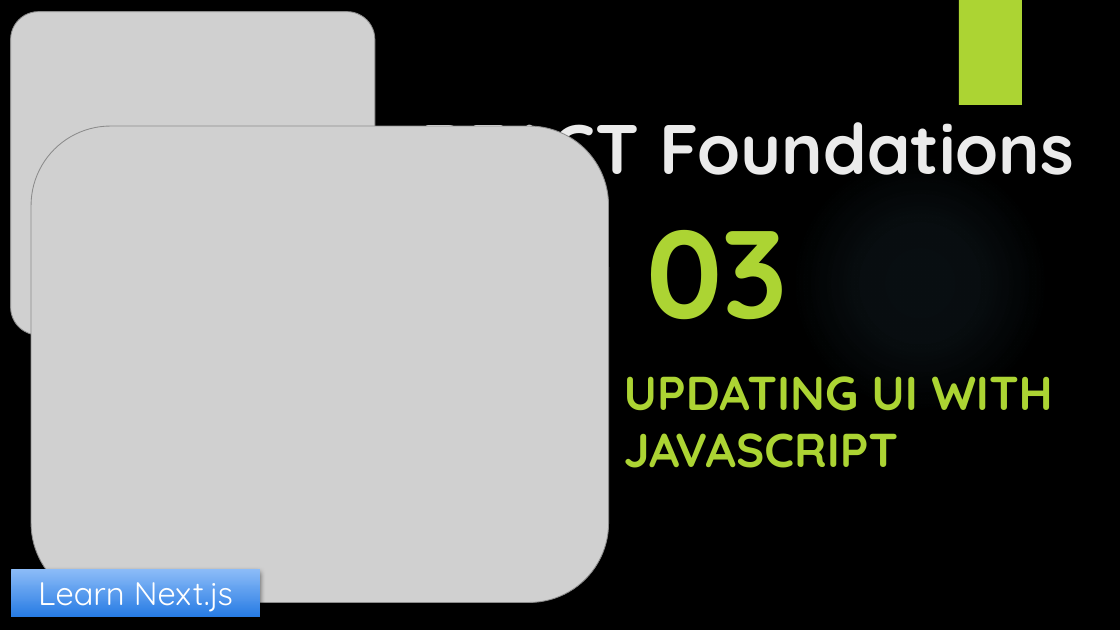
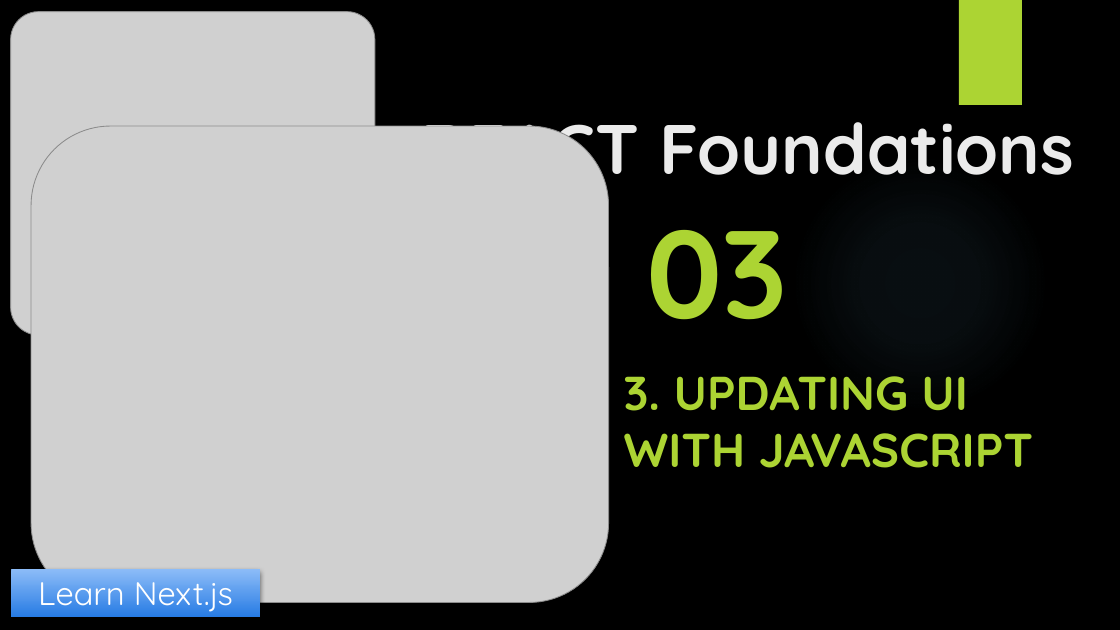
Before and after one commit to yasenstar/learn_javascript, a slide deck: slide 4 of learn_nextjs/1_React-Foundation/React_Foundations.pptx. Drawn at 1120x630 pixels with LibreOffice and Linux fonts; fonts in the diff are those of the drawing; grey boxes stand for pictures; background and template pictures are left out. Boxes give left, top, right and bottom in pixels: in the first picture for what was removed or moved away, otherwise in the second. Text is boxed around its words. In the diff, an @@ line names an element or a change of style, - is before the commit and + after.

```diff
--- a/learn_nextjs/1_React-Foundation/React_Foundations.pptx
+++ b/learn_nextjs/1_React-Foundation/React_Foundations.pptx
@@ subtitle at (624, 376, 1034, 468): text changed @@
-UPDATING UI WITH JAVASCRIPT
+3. UPDATING UI WITH JAVASCRIPT
```
Also in this commit, not shown: 6 other slides changed, 1 slide added, 2 other files.
